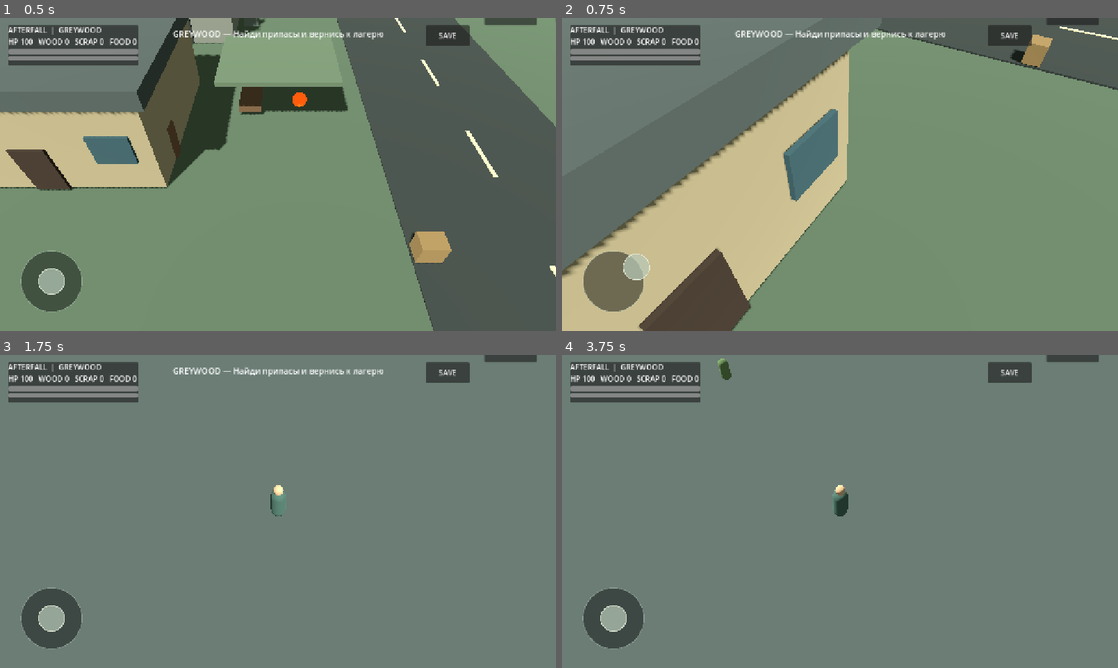
Above: before the commit, frames 1-4 (two rows, left to right).
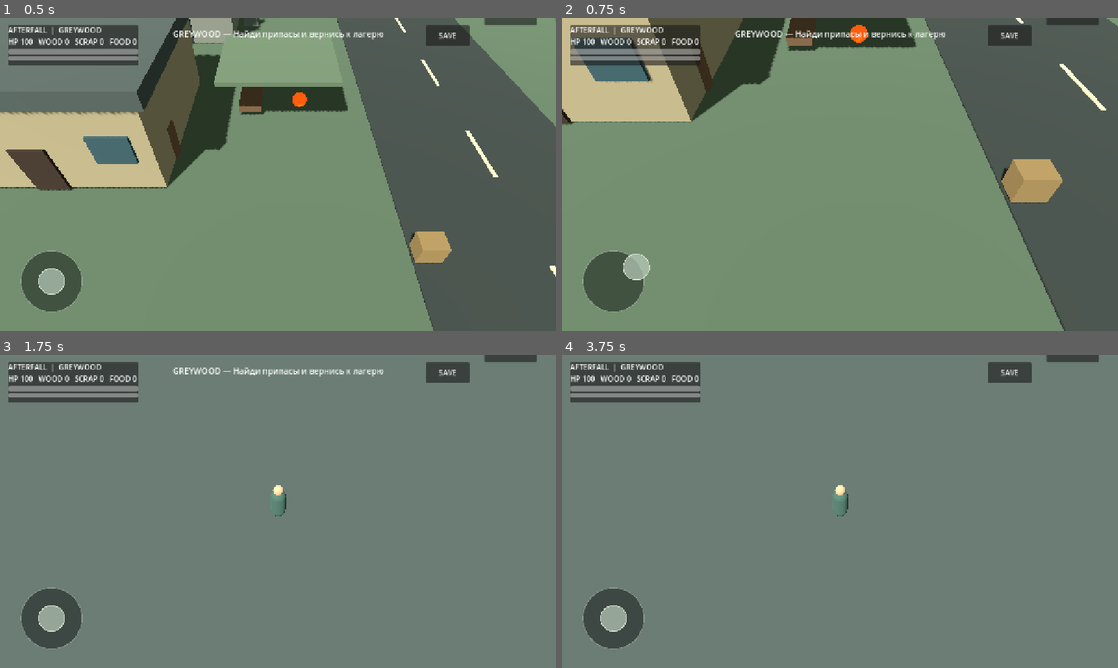
Above: after the commit, the same moments.

Repository: anriell666-byte/AshenForge
Game: Godot game, scene res://scenes/Main.tscn
Same seed, same stepped clock (60 frames per second), same inputs: the game is played once before the commit and once after it.
Inputs (mouse positions are in pixels of both pictures, inside the frame that each line leads up to):
- Up to frame 1 (0.5 s): no input
- Up to frame 2 (0.75 s): drag from (612, 280) to (895, 105) at 0.52 s
- Up to frame 3 (1.75 s): drag from (166, 527) to (250, 574) at 1.27 s
- Up to frame 4 (3.75 s): tap Enter at 2 s; move the mouse to (895, 442) at 2.02 s; hold D (move_right) 2.03-2.75 s; hold Shift (sprint) 2.03-2.75 s; drag from (812, 574) to (673, 464) at 2.77 s; tap Space (attack) at 3.5 s; move the mouse to (1006, 558) at 3.52 s; hold A (move_left) from 3.53 s (still down); tap E (interact) at 3.6 s

Frame 1 is identical in both runs. In frame 2, 61% of the frame differs, in the area x 0-100%, y 0-100%; in frame 3, less than 0.1%; in frame 4, 0.3%.

Commit message:
Fix player camera follow and orientation

Diff:
--- a/scripts/player.gd
+++ b/scripts/player.gd
@@ -10,6 +10,8 @@
 var main_game
 var attack_cooldown: float = 0.0
 var invulnerable: float = 0.0
+var follow_camera: Camera3D
+var camera_offset := Vector3(0.0, 12.5, 11.5)
 
 func _ready() -> void:
     health = max_health
@@ -42,12 +44,14 @@
     head_mat.albedo_color = Color(0.72, 0.58, 0.45)
     head.material_override = head_mat
     add_child(head)
-    var camera := Camera3D.new()
-    camera.position = Vector3(0, 12.5, 11.5)
-    camera.rotation_degrees.x = -47.0
-    camera.current = true
-    camera.fov = 52.0
-    add_child(camera)
+    follow_camera = Camera3D.new()
+    follow_camera.name = "FollowCamera"
+    follow_camera.top_level = true
+    follow_camera.global_position = global_position + camera_offset
+    follow_camera.rotation_degrees = Vector3(-47.0, 0.0, 0.0)
+    follow_camera.current = true
+    follow_camera.fov = 52.0
+    add_child(follow_camera)
 
 func _physics_process(delta: float) -> void:
     attack_cooldown = maxf(0.0, attack_cooldown - delta)
@@ -72,6 +76,9 @@
     if direction.length() > 0.1:
         rotation.y = atan2(-direction.x, -direction.z)
     move_and_slide()
+    # Keep the camera centered on the player without inheriting player rotation.
+    if is_instance_valid(follow_camera):
+        follow_camera.global_position = global_position + camera_offset
 
 func take_damage(amount: float) -> void:
     if invulnerable > 0.0:
